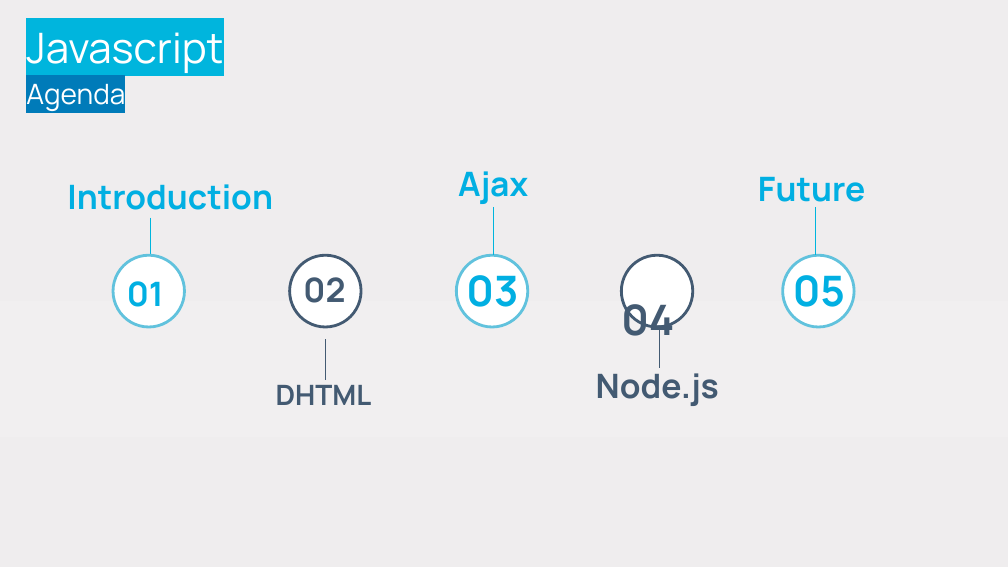
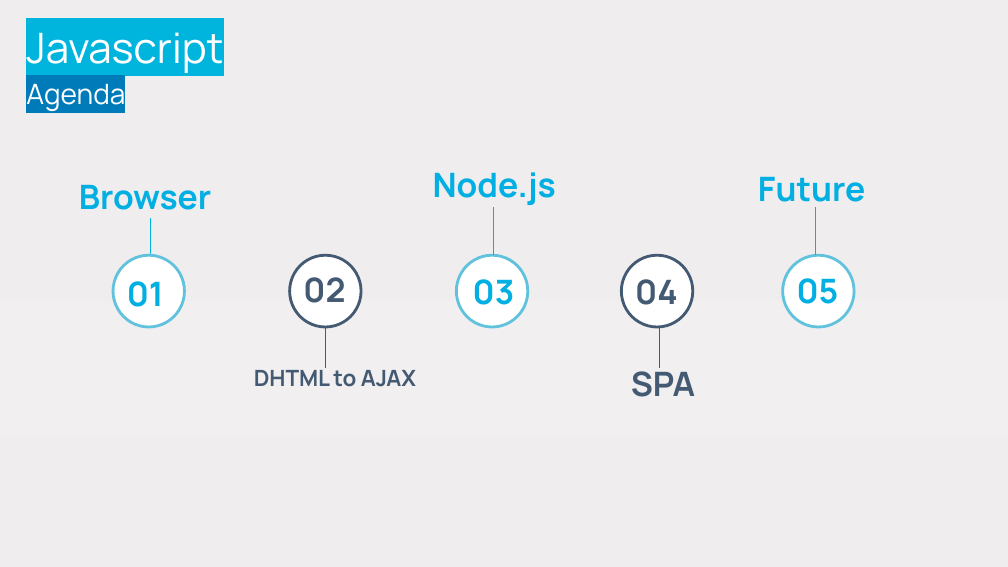
Before and after one commit to stefanofiorenza/KNITS, a slide deck: slide 2 of Programs/Trainings/01-FE/BasicJS/KNITS-Javascript.pptx. Drawn at 1008x567 pixels with LibreOffice and Linux fonts; fonts in the diff are those of the drawing; background and template pictures are left out. Boxes give left, top, right and bottom in pixels: in the first picture for what was removed or moved away, otherwise in the second. Text is boxed around its words. In the diff, an @@ line names an element or a change of style, - is before the commit and + after.

```diff
--- a/Programs/Trainings/01-FE/BasicJS/KNITS-Javascript.pptx
+++ b/Programs/Trainings/01-FE/BasicJS/KNITS-Javascript.pptx
@@ text "Node.js": place and size @@
-text "Node.js" at (596, 367, 719, 406)
+text "Node.js" at (433, 172, 556, 205)
@@ text "Node.js" at (433, 172, 556, 205): text colour #435A72 to #01AFE2 @@
@@ text removed at (458, 171, 528, 204) @@
-Ajax
@@ text at (79, 184, 212, 210): text changed @@
-Introduction
+Browser
@@ text "03": place and size @@
-text "03" at (466, 267, 518, 318)
+text "03" at (473, 279, 515, 305)
@@ size 30 to 24 pt in 3 elements at (797, 278, 839, 304), (473, 279, 515, 305), (635, 279, 678, 305) @@
@@ line moved from (326, 339) - (326, 380) to (326, 327) - (326, 368) @@
@@ text at (254, 366, 416, 387): text changed; size 20 to 16 pt @@
-DHTML
+DHTML to AJAX
@@ text added at (631, 364, 695, 397), 24 pt, text #435A72, bold @@
+SPA
```
Also in this commit, not shown: 7 other slides changed, 30 slides added, 8 slides removed, 2 other files.
